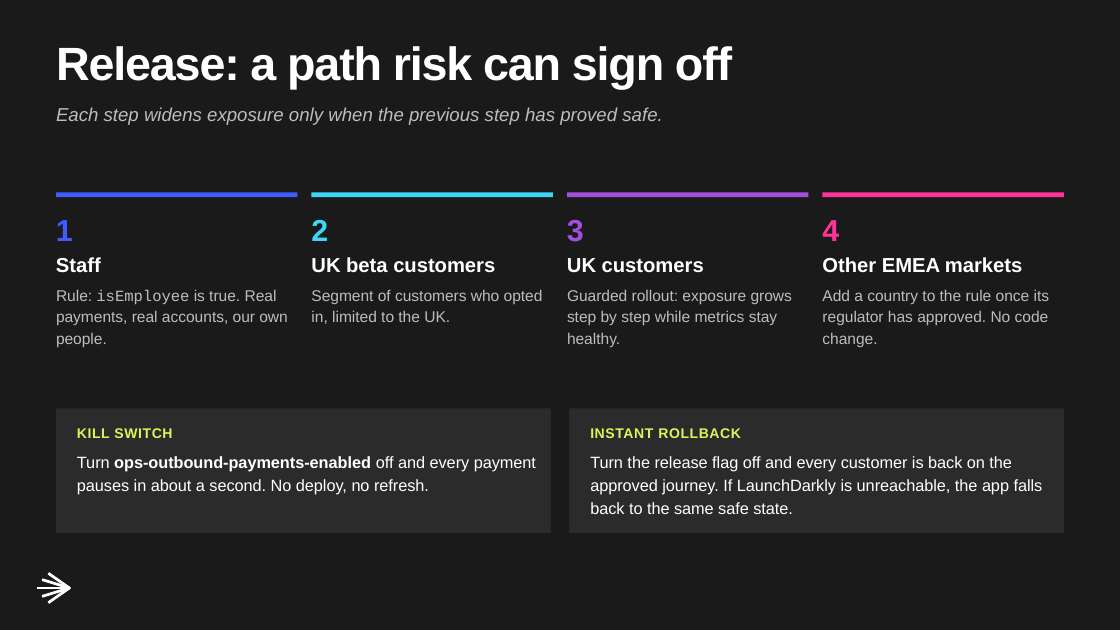
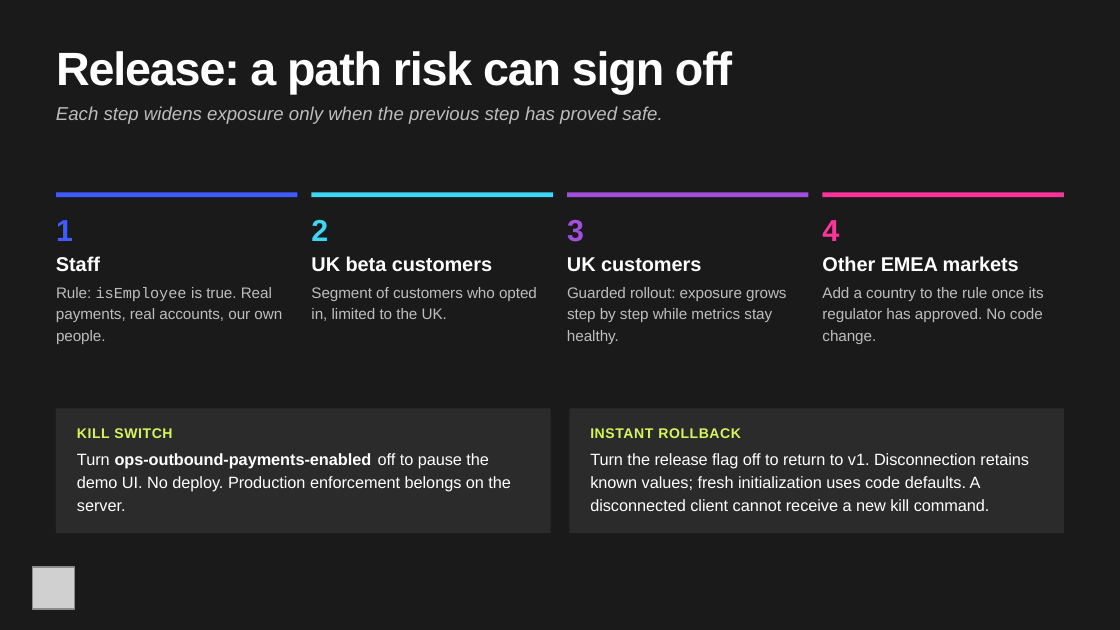
Before and after one commit to squalliram/ld-northwind-payments, a slide deck: slide 13 of docs/northwind-value-playback.pptx (slide 10 before the commit). Drawn at 1120x630 pixels with LibreOffice and Linux fonts; fonts in the diff are those of the drawing; grey boxes stand for pictures. Boxes give left, top, right and bottom in pixels: in the first picture for what was removed or moved away, otherwise in the second. Text is boxed around its words. In the diff, an @@ line names an element or a change of style, - is before the commit and + after.

```diff
--- a/docs/northwind-value-playback.pptx
+++ b/docs/northwind-value-playback.pptx
@@ background #1A1A1A to #F7F7F7 @@
@@ rectangle added at [0,0,1120,629], fill #1A1A1A @@
@@ text "Release: a path risk can ..." at [56,51,732,94]: line spacing 31.5pt to 1; vertical alignment top to middle @@
@@ size 13 to 12.8 pt; vertical alignment top to middle in 3 elements at [822,256,1019,272], [311,256,492,272], [567,257,701,272] @@
@@ text added at [56,287,91,298], 9.8 pt, text #BDBDBD @@
+Rule:
@@ text added at [96,287,187,301], 9.8 pt, text #BDBDBD @@
+isEmployee
@@ text added at [191,287,272,298], 9.8 pt, text #BDBDBD @@
+is true. Real
@@ text at [311,287,537,301]: text changed; size 10 to 9.8 pt @@
-Segment of customers who opted in, limited to the UK.
+Segment of customers who opted
@@ text added at [567,287,786,301], 9.8 pt, text #BDBDBD @@
+Guarded rollout: exposure grows
@@ text at [822,287,1044,301]: text changed; size 10 to 9.8 pt @@
-Add a country to the rule once its regulator has approved. No code change.
+Add a country to the rule once its
@@ text at [56,308,282,322]: text changed; size 10 to 9.8 pt @@
-Rule: isEmployee is true. Real payments, real accounts, our own people.
+payments, real accounts, our own
@@ text added at [311,308,447,321], 9.8 pt, text #BDBDBD @@
+in, limited to the UK.
@@ text at [567,308,772,322]: text changed; size 10 to 9.8 pt @@
-Guarded rollout: exposure grows step by step while metrics stay healthy.
+step by step while metrics stay
@@ text added at [822,308,1043,322], 9.8 pt, text #BDBDBD @@
+regulator has approved. No code
@@ text added at [56,330,106,344], 9.8 pt, text #BDBDBD @@
+people.
@@ text added at [567,330,619,344], 9.8 pt, text #BDBDBD @@
+healthy.
@@ text added at [822,330,876,344], 9.8 pt, text #BDBDBD @@
+change.
@@ vertical alignment top to middle in 6 elements at [56,106,662,124], [822,287,1044,301], [567,308,772,322], [311,287,537,301], [56,308,282,322], [590,453,1029,469] @@
@@ text removed at [77,456,536,495] @@
-Turn ops-outbound-payments-enabled off and every payment pauses in about a second. No deploy, no refresh.
@@ text added at [77,453,110,465], 10.5 pt, text #FFFFFF @@
+Turn
@@ text added at [77,476,511,492], 10.5 pt, text #FFFFFF @@
+demo UI. No deploy. Production enforcement belongs on the
@@ text added at [115,453,372,469], 10.5 pt, text #FFFFFF, bold @@
+ops-outbound-payments-enabled
@@ text added at [378,453,489,469], 10.5 pt, text #FFFFFF @@
+off to pause the
@@ text at [590,453,1029,469]: text changed @@
-Turn the release flag off and every customer is back on the approved journey. If LaunchDarkly is unreachable, the app falls back to the same safe state.
+Turn the release flag off to return to v1. Disconnection retains
@@ text added at [590,476,981,490], 10.5 pt, text #FFFFFF @@
+known values; fresh initialization uses code defaults. A
@@ text added at [77,502,126,511], 10.5 pt, text #FFFFFF @@
+server.
@@ text added at [590,499,990,511], 10.5 pt, text #FFFFFF @@
+disconnected client cannot receive a new kill command.
@@ picture added at [32,567,75,609] @@
@@ freeform shape removed at [37,588,69,589] @@
@@ freeform shape removed at [43,579,69,596] @@
@@ freeform shape removed at [48,573,69,603] @@
```
Also in this commit, not shown: 15 other slides changed, 3 slides added, 3 slides removed, 3 other files.
